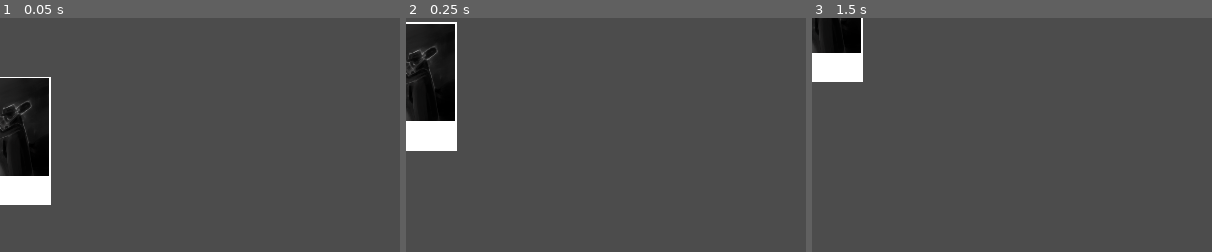
Above: before the commit, frames 1-3 (left to right).
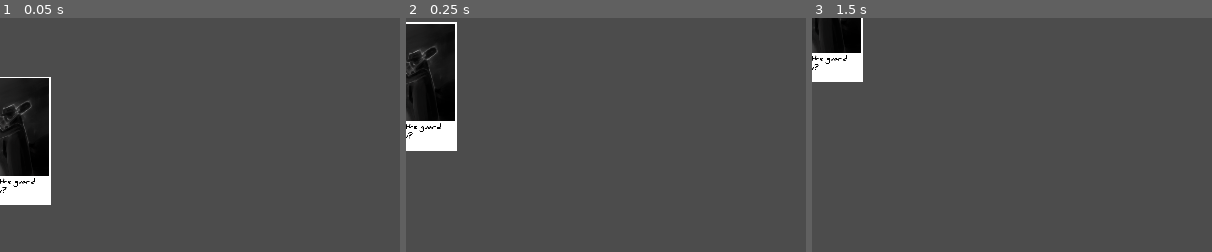
Above: after the commit, the same moments.

Repository: IanWark/VGADGameJamWinter2019
Game: Godot game, scene res://scenes/events/event_2_b.tscn
Same seed, same stepped clock (60 frames per second), same inputs: the game is played once before the commit and once after it. This scene is started directly instead of the project's main scene.
Inputs (mouse positions are % of the whole screen's width and height, from its top left):
- Up to frame 1 (0.05 s): no input
- Up to frame 2 (0.25 s): no input
- Up to frame 3 (1.5 s): move the mouse to (72, 45) at 0.52 s; press the mouse at (72, 45) at 0.53 s; release the mouse at (72, 45) at 1.25 s; tap Enter at 1.25 s; drag from (30, 55) to (45, 70) at 1.27 s
The pictures show only the part of the screen within x 0-50%, y 0-50%; the shares and areas given below are measured in that part.

The runs differ from the first frame. In frame 1, less than 0.1% of the frame differs, in the area x 0-9%, y 68-75%; in frame 2, less than 0.1%, in the area x 0-9%, y 44-52%; in frame 3, less than 0.1%.
Error in both runs: Attempt to call function '_remove_draggable' in base 'null instance' on a null instance. (res://scripts/events/event_2_b.gd:40)

Commit message:
add text to event_2

Diff:
--- a/scenes/events/event_2_a.tscn
+++ b/scenes/events/event_2_a.tscn
@@ -4,7 +4,7 @@
 [ext_resource path="res://scripts/events/event_2_a.gd" type="Script" id=2]
 [ext_resource path="res://art/events/event_2_a.png" type="Texture" id=3]
 
-[node name="event_2_a" instance=ExtResource( 1 )]
+[node name="event_2_a" index="0" instance=ExtResource( 1 )]
 
 script = ExtResource( 2 )
 
@@ -14,4 +14,4 @@
 
 [node name="Label" parent="background" index="1"]
 
-text = ""
+text = "He snuck past the guard. But how?"
--- a/scenes/events/event_2_b.tscn
+++ b/scenes/events/event_2_b.tscn
@@ -14,4 +14,4 @@
 
 [node name="Label" parent="background" index="1"]
 
-text = ""
+text = "He knocked the guard out. But how?"
--- a/scenes/events/event_2_unknown.tscn
+++ b/scenes/events/event_2_unknown.tscn
@@ -3,6 +3,14 @@
 [ext_resource path="res://scenes/events/event_unknown.tscn" type="PackedScene" id=1]
 [ext_resource path="res://scripts/events/event_2_unknown.gd" type="Script" id=2]
 
-[node name="event_2_unknown" instance=ExtResource( 1 )]
+[node name="event_2_unknown" index="0" instance=ExtResource( 1 )]
 
 script = ExtResource( 2 )
+
+[node name="background" parent="." index="0"]
+
+_sections_unfolded = [ "Material", "Transform", "Visibility", "Z Index" ]
+
+[node name="Label" parent="background" index="1"]
+
+text = "How did he deal with the security guard?"
--- a/scripts/events/event_2_a.gd
+++ b/scripts/events/event_2_a.gd
@@ -1,4 +1,6 @@
 extends "res://scripts/event.gd"
+
+const NORMAL = "He snuck past the guard. But how?"
 
 func _ready():
 	._ready()
--- a/scripts/events/event_2_b.gd
+++ b/scripts/events/event_2_b.gd
@@ -1,5 +1,16 @@
 extends "res://scripts/event.gd"
+
+const NORMAL = "He knocked the guard out. But how?"
+const CROWBAR = "He knocked the guard out with a crowbar."
 
 func _ready():
 	._ready()
 	scene = "res://scenes/events/event_2_b.tscn"
+
+func set_text():
+	var has_crowbar = clues.has("crowbar")
+
+	if has_crowbar:
+		label.text = CROWBAR
+	else:
+		label.text = NORMAL
